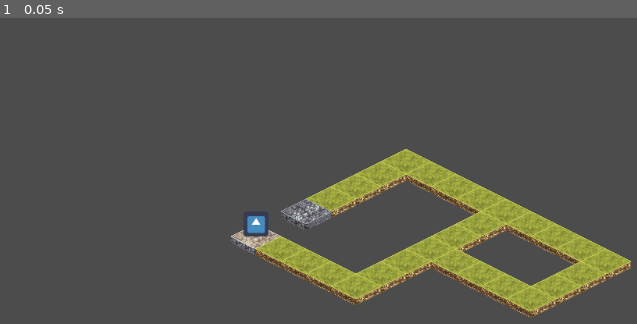
Above: before the commit, frame 1.
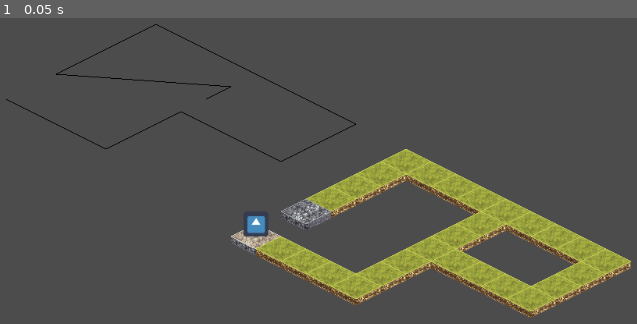
Above: after the commit, the same moment.

Repository: Patriks-Blauzda/Board-Game
Game: Godot game, scene res://Main.tscn
Same seed, same stepped clock (60 frames per second), same inputs: the game is played once before the commit and once after it. The engine's default icon, where the game draws it, is replaced by a stand-in: a white triangle on a blue panel in a dark square.
Inputs:
- Up to frame 1 (0.05 s): no input

The runs differ from the first frame. In frame 1, 0.5% of the frame differs, in the area x 0-56%, y 1-48%.
Error in both runs: Attempt to call function 'map_to_world' in base 'null instance' on a null instance. (res://Player.gd:8)

Commit message:
fixed missing operator

Diff:
--- a/Dungeon Board/TileMap.gd
+++ b/Dungeon Board/TileMap.gd
@@ -13,7 +13,7 @@
 	# Iterates through the 4 directions, checking for the tile moved from and if the space is empty
 	for dir in directions:
 		if current - dir != previous && get_cell(current.x - dir.x, current.y - dir.y) != INVALID_CELL:
-			if path.has(current - dir):
+			if !path.has(current - dir):
 				next_tiles.append(current - dir)
 
 
